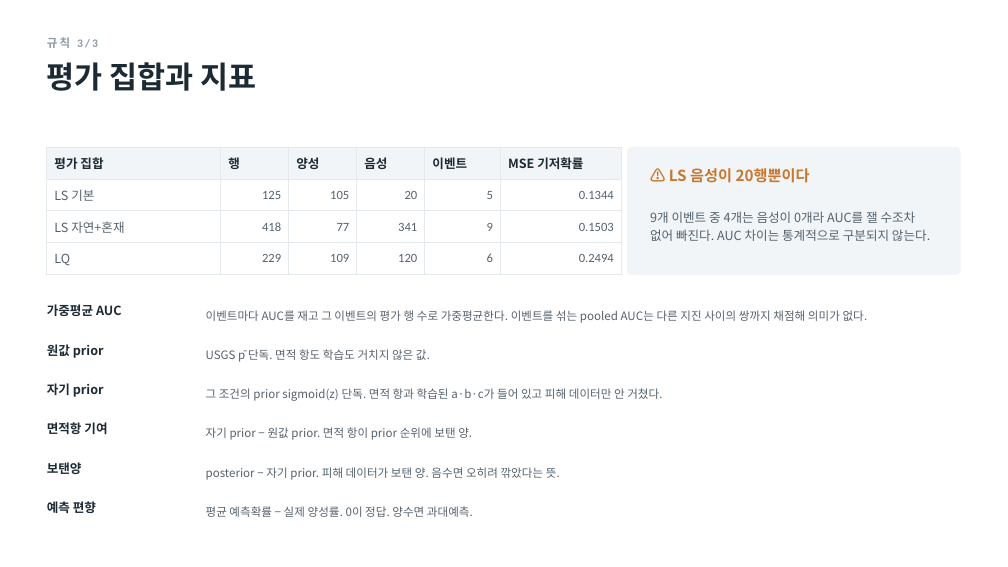
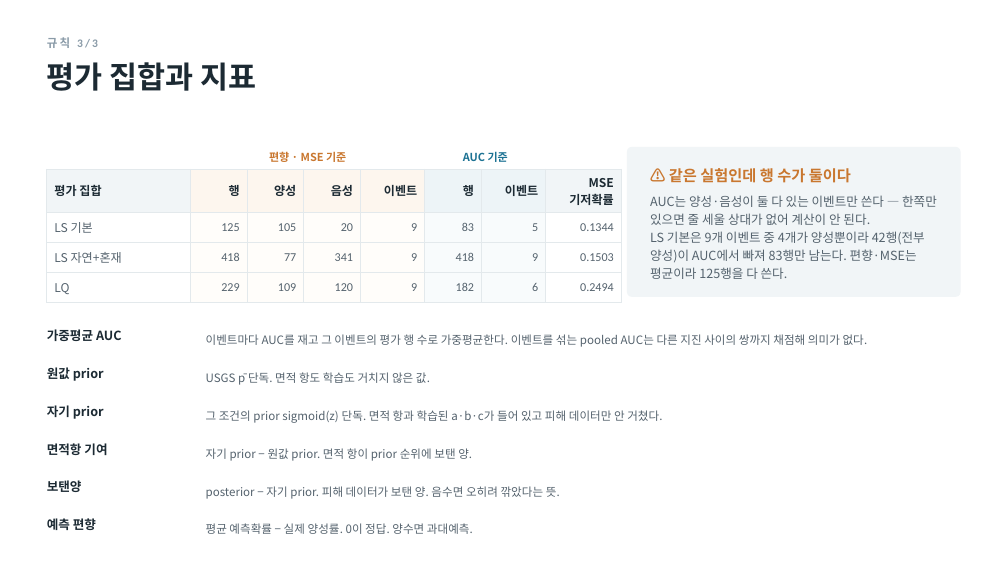
Before and after one commit to minji1217/pilotA-minji, a slide deck: slide 5 of docs/후속실험3_발표.pptx. Drawn at 1008x567 pixels with LibreOffice and Linux fonts; fonts in the diff are those of the drawing. Boxes give left, top, right and bottom in pixels: in the first picture for what was removed or moved away, otherwise in the second. Text is boxed around its words. In the diff, an @@ line names an element or a change of style, - is before the commit and + after.

```diff
--- a/docs/후속실험3_발표.pptx
+++ b/docs/후속실험3_발표.pptx
@@ rounded rectangle: place and size @@
-rounded rectangle at <box>628,147,960,274</box>
+rounded rectangle at <box>628,147,960,296</box>
@@ rounded rectangle at <box>628,147,960,296</box>: proportions changed @@
@@ table at <box>47,169,622,298</box> @@
+column 5: 이벤트 | 9 | 9 | 9
+column 6: 행 | 83 | 418 | 182
@@ table: place and size @@
-table at <box>47,147,622,270</box>
+table at <box>47,169,622,298</box>
@@ text added at <box>269,151,346,162</box>, 10.5 pt, text #C9772F, bold @@
+편향 · MSE 기준
@@ text added at <box>463,151,508,162</box>, 10.5 pt, text #1C7293, bold @@
+AUC 기준
@@ text at <box>669,166,851,186</box>: text changed @@
-⚠ LS 음성이 20행뿐이다
+⚠ 같은 실험인데 행 수가 둘이다
@@ text added at <box>650,195,937,279</box>, 12 pt, text #55636E @@
+AUC는 양성·음성이 둘 다 있는 이벤트만 쓴다 — 한쪽만 있으면 줄 세울 상대가 없어 계산이 안 된다.
+LS 기본은 9개 이벤트 중 4개가 양성뿐이라 42행(전부 양성)이 AUC에서 빠져 83행만 남는다. 편향·MSE는 평균이라 125행을 다 쓴다.
@@ text removed at <box>650,211,930,241</box> @@
-9개 이벤트 중 4개는 음성이 0개라 AUC를 잴 수조차 없어 빠진다. AUC 차이는 통계적으로 구분되지 않는다.
@@ 4 texts: place and size @@
-4 texts at <box>47,304,868,362</box>
+4 texts at <box>47,329,868,385</box>
@@ 8 texts: place and size @@
-8 texts at <box>47,383,662,517</box>
+8 texts at <box>47,405,662,534</box>
```
Also in this commit, not shown: 5 other slides changed, 6 other files.
